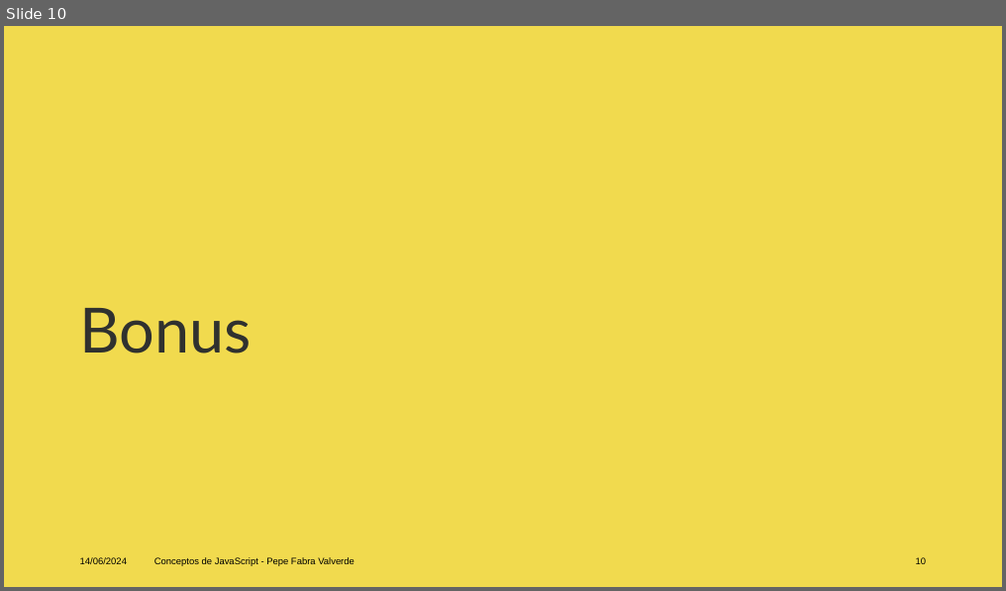
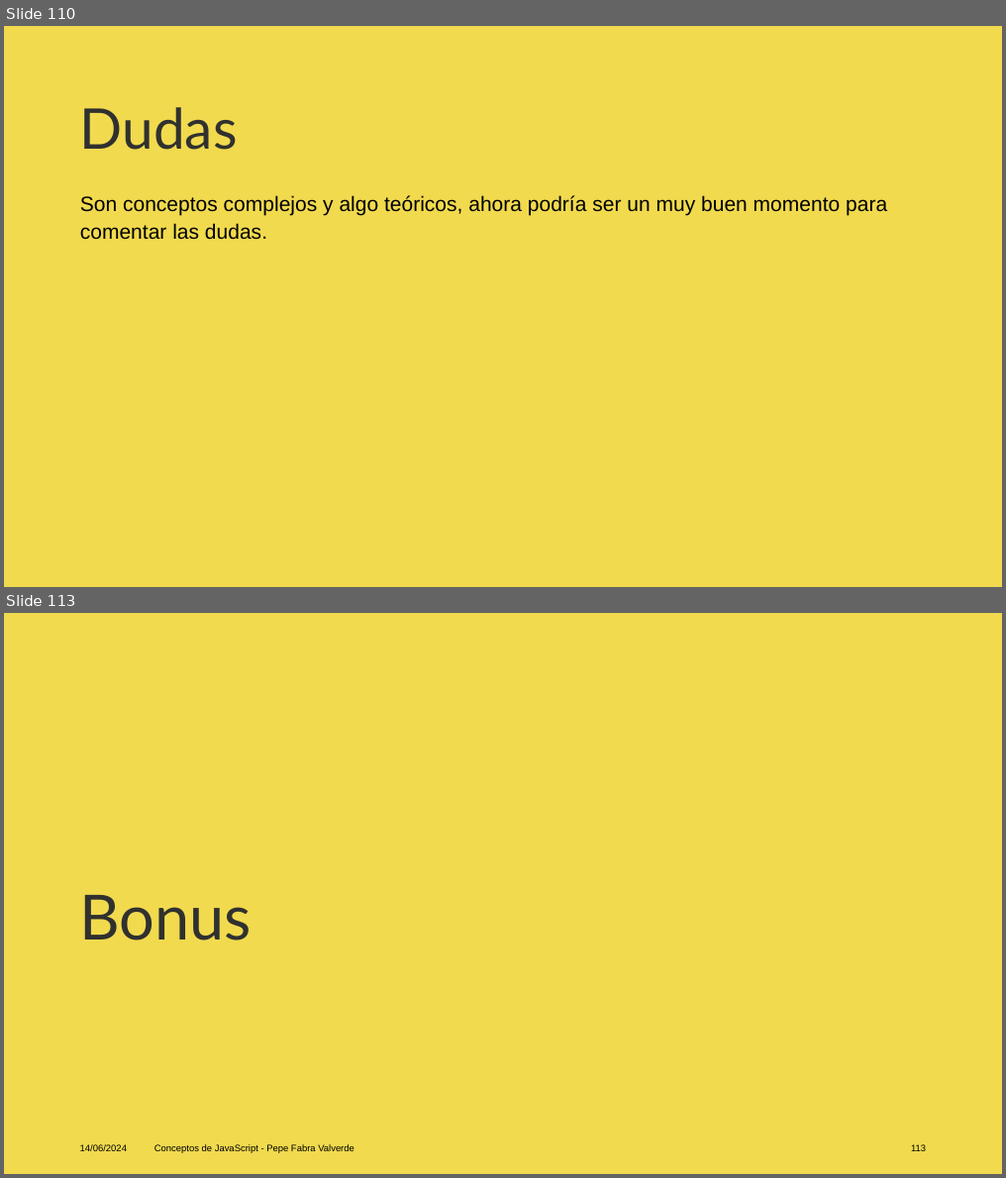
Before and after one commit to jofaval/talks-about, a slide deck: concepts-of-js/conceps-of-js.es.pptx. Shown one above the other, each under a label of ours: slide 10 before the commit, slides 110 and 113 after it; the slides between them are not shown. The pictures are 1006x591 and 1006x1178 pixels, drawn with LibreOffice and Linux fonts; fonts in the diff are those of the drawing. Boxes give left, top, right and bottom in pixels: in the first picture for what was removed or moved away, otherwise in the second. Text is boxed around its words. In the diff, an @@ line names an element or a change of style, - is before the commit and + after.

```diff
--- a/concepts-of-js/conceps-of-js.es.pptx
+++ b/concepts-of-js/conceps-of-js.es.pptx
@@ slide 110 added at bbox=[4, 26, 1002, 587], background #F1DA4E @@
@@ title added at bbox=[80, 107, 238, 150], 54 pt, text #30312F @@
+Dudas
@@ text added at bbox=[80, 195, 887, 240], 20 pt, text #000000 @@
+Son conceptos complejos y algo teóricos, ahora podría ser un muy buen momento para comentar las dudas.
@@ what was slide 10 is now slide 113 @@
@@ page number at bbox=[911, 1145, 926, 1152]: text changed @@
-10
+113
```
Also in this commit, not shown: 3 slides changed, 110 other slides added, 1 other file.
